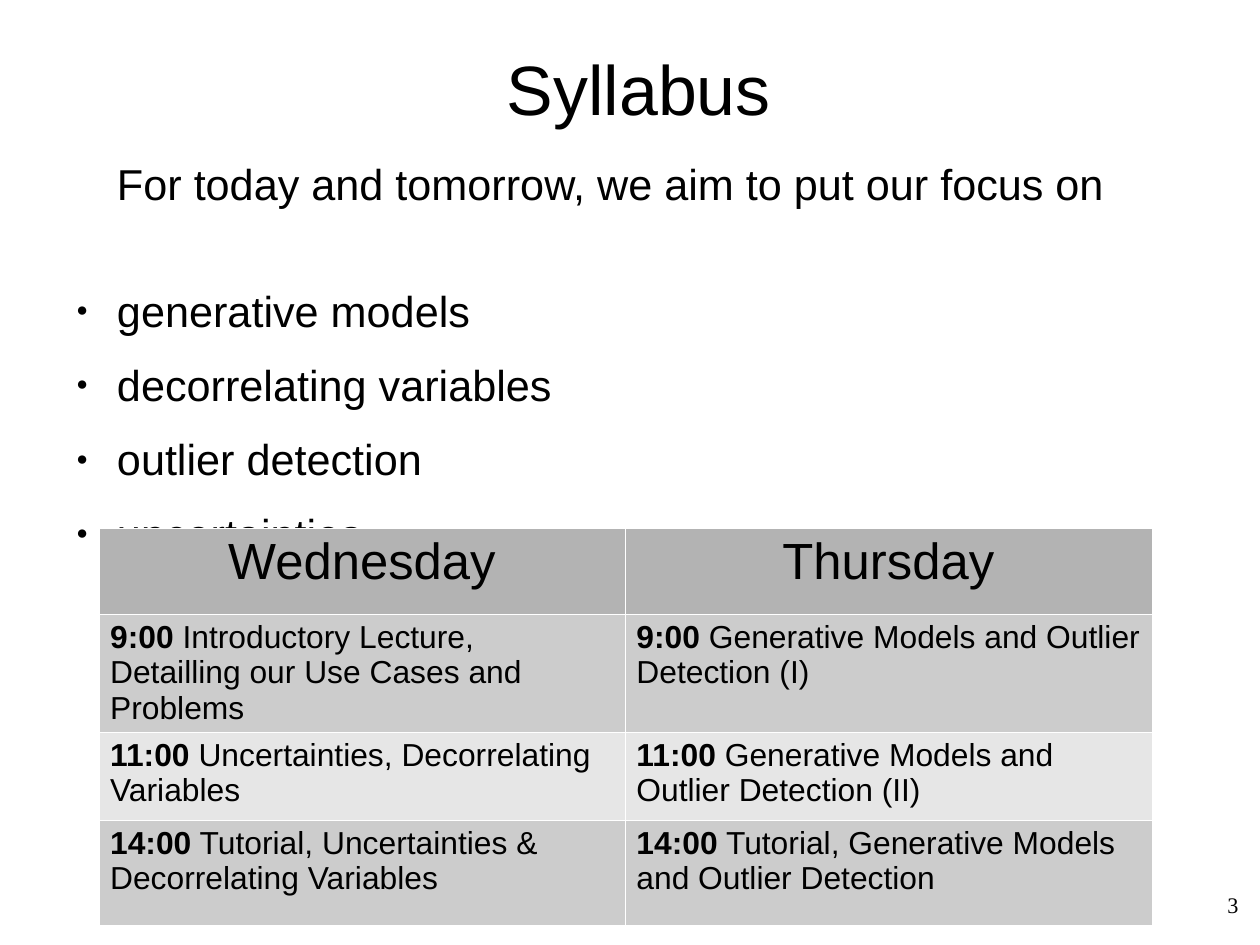
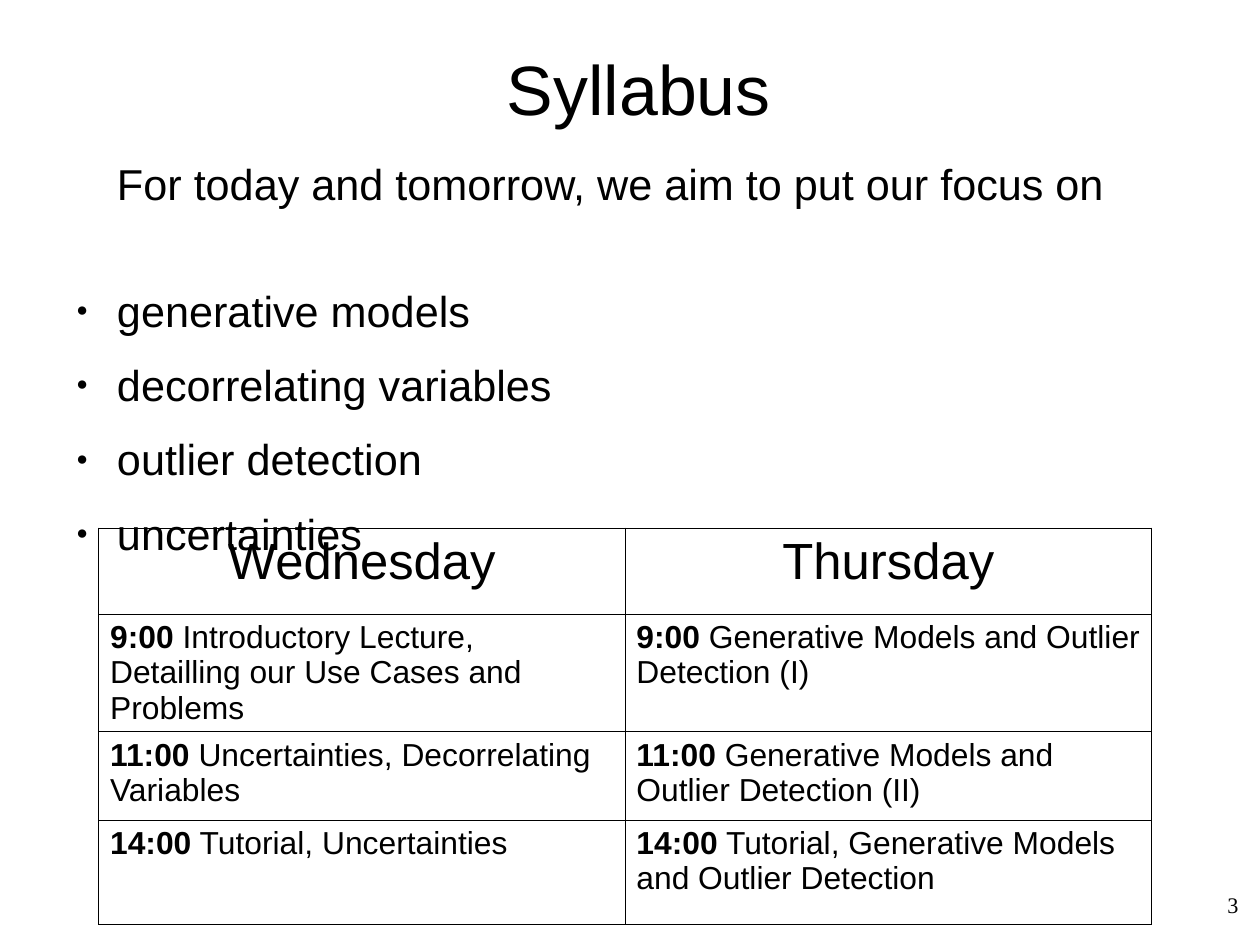
Before and after one commit to WolfgangWaltenberger/winterschool, a slide deck: slide 3 of systematics.odp. Drawn at 1260x945 pixels with LibreOffice and Linux fonts; fonts in the diff are those of the drawing. Boxes give left, top, right and bottom in pixels: in the first picture for what was removed or moved away, otherwise in the second. Text is boxed around its words. In the diff, an @@ line names an element or a change of style, - is before the commit and + after.

```diff
--- a/systematics.odp
+++ b/systematics.odp
@@ table at [98, 528, 1153, 912] @@
-row 4, column 1: 14:00 Tutorial, Uncertainties & Decorrelating Variables
+row 4, column 1: 14:00 Tutorial, Uncertainties
@@ fill #B3B3B3 to none in row 1 @@
@@ fill #CCCCCC to none in 4 cells @@
@@ fill #E6E6E6 to none in row 3 @@
@@ borders changed @@
```
Also in this commit, not shown: 17 slides added, 1 slide removed.
